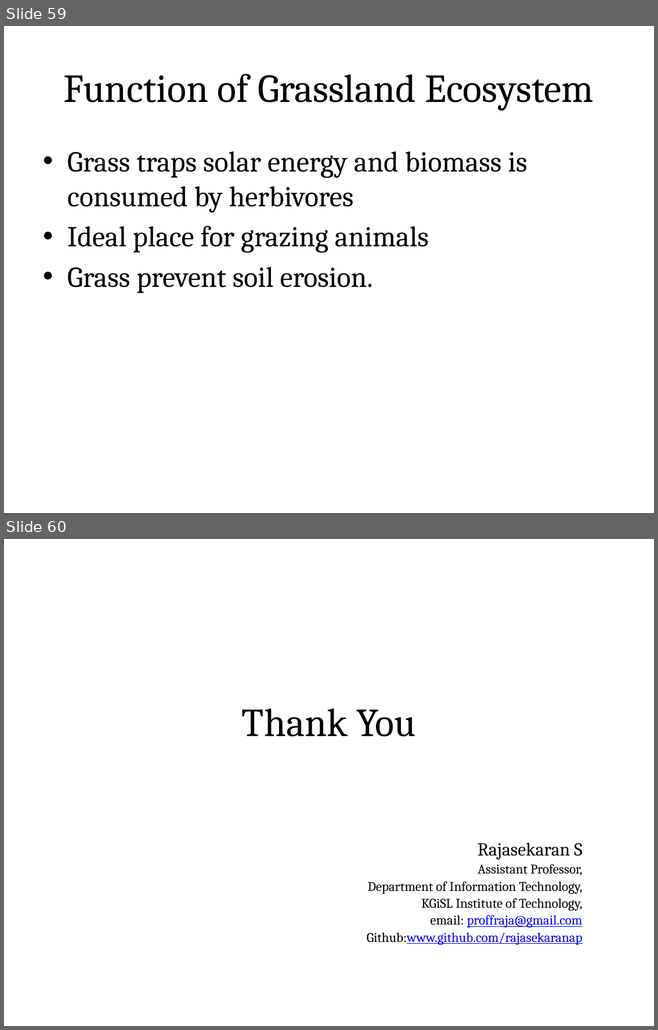
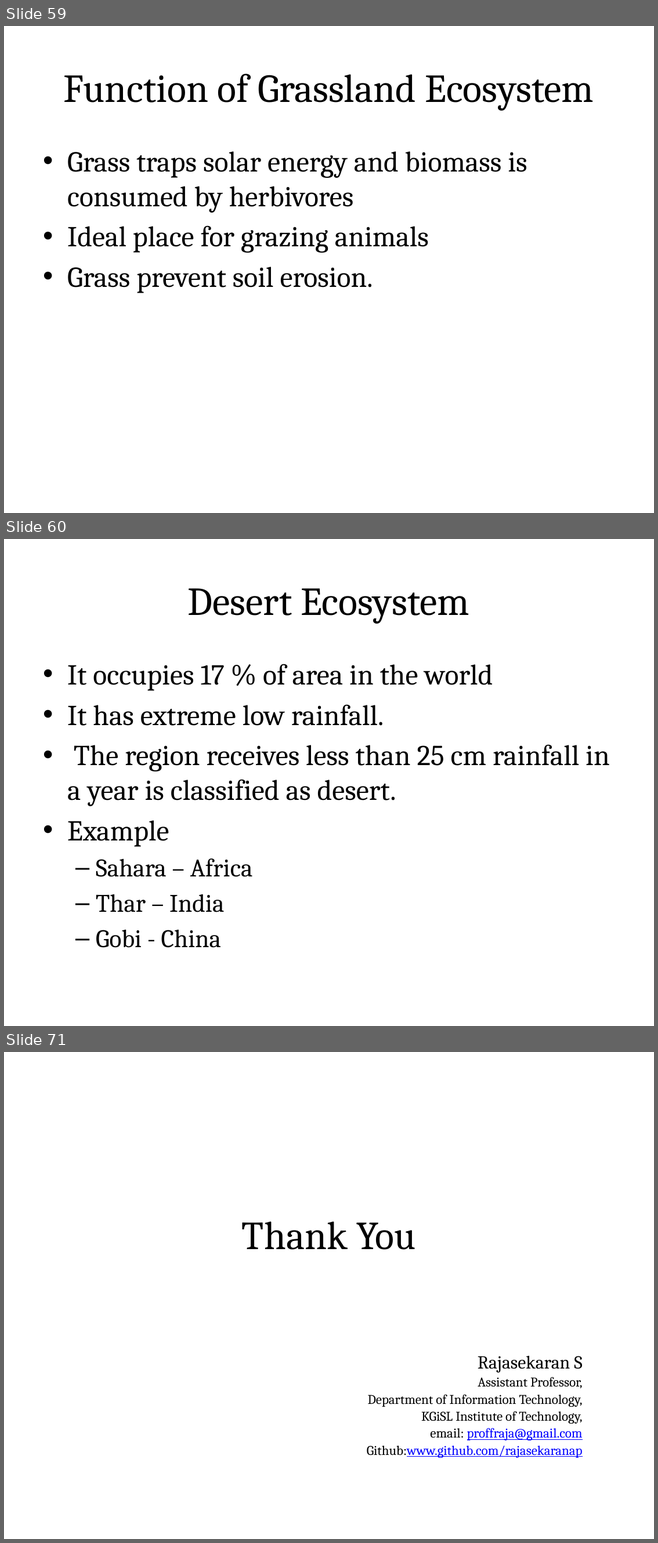
Before and after one commit to rajasekaran36/GE8291-Environmental-Science-and-Engineering, a slide deck: Slides/GE8291-U1.pptx. Shown one above the other, each under a label of ours: slides 59 and 60 before the commit, slides 59, 60 and 71 after it; the slides between them are not shown. The pictures are 658x1030 and 658x1543 pixels, drawn with LibreOffice and Linux fonts; fonts in the diff are those of the drawing. Boxes give left, top, right and bottom in pixels: in the first picture for what was removed or moved away, otherwise in the second. Text is boxed around its words. In the diff, an @@ line names an element or a change of style, - is before the commit and + after.

```diff
--- a/Slides/GE8291-U1.pptx
+++ b/Slides/GE8291-U1.pptx
@@ slide 60 added at [4,539,654,1026], background #FFFFFF @@
@@ title added at [36,559,621,640], fill gradient #DAFDA7 to #E4FCC2 to #F5FFE7, outline #98B955 0.75 pt, 44 pt, text #000000 @@
+Desert Ecosystem
@@ text added at [67,664,610,948], 32 pt, text #000000 @@
+• It occupies 17 % of area in the world
+• It has extreme low rainfall.
+• The region receives less than 25 cm rainfall in a year is classified as desert.
+• Example
+  – Sahara – Africa
+  – Thar – India
+  – Gobi - China
@@ what was slide 60 is now slide 71 @@
```
Also in this commit, not shown: 10 other slides added.
